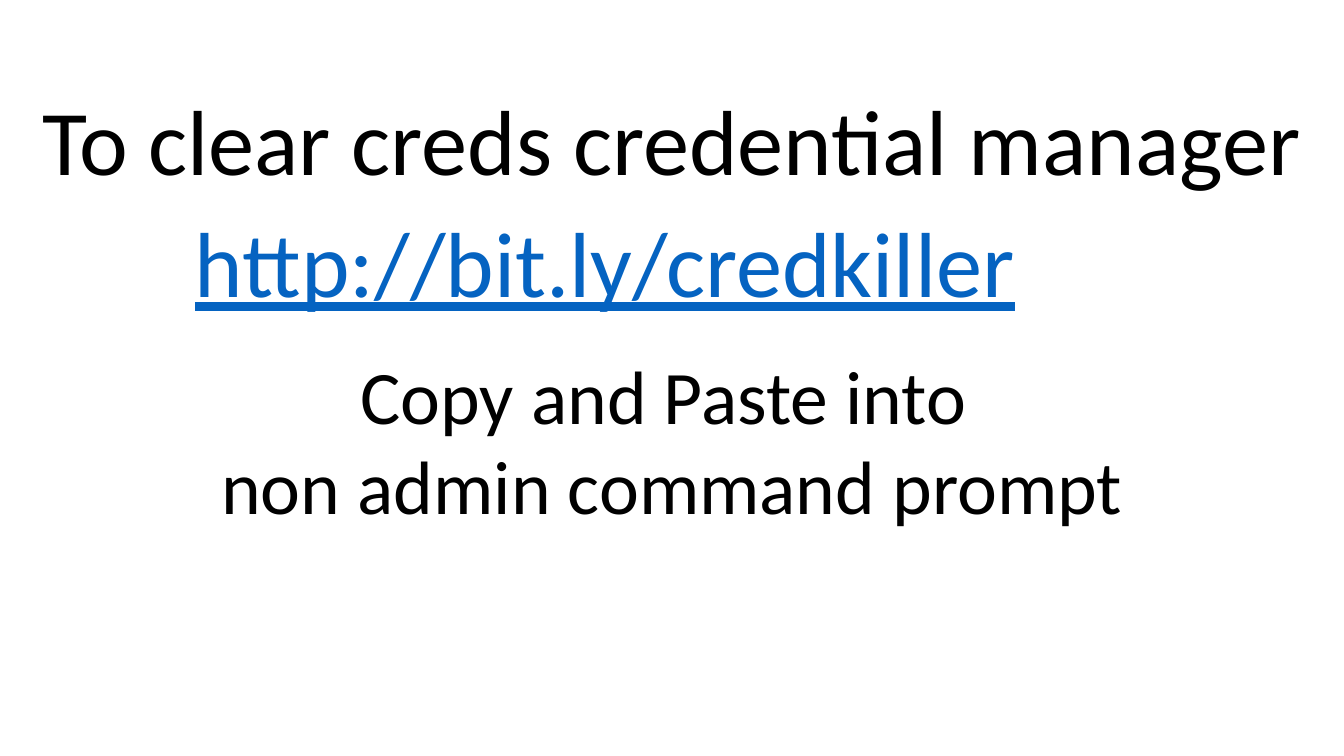
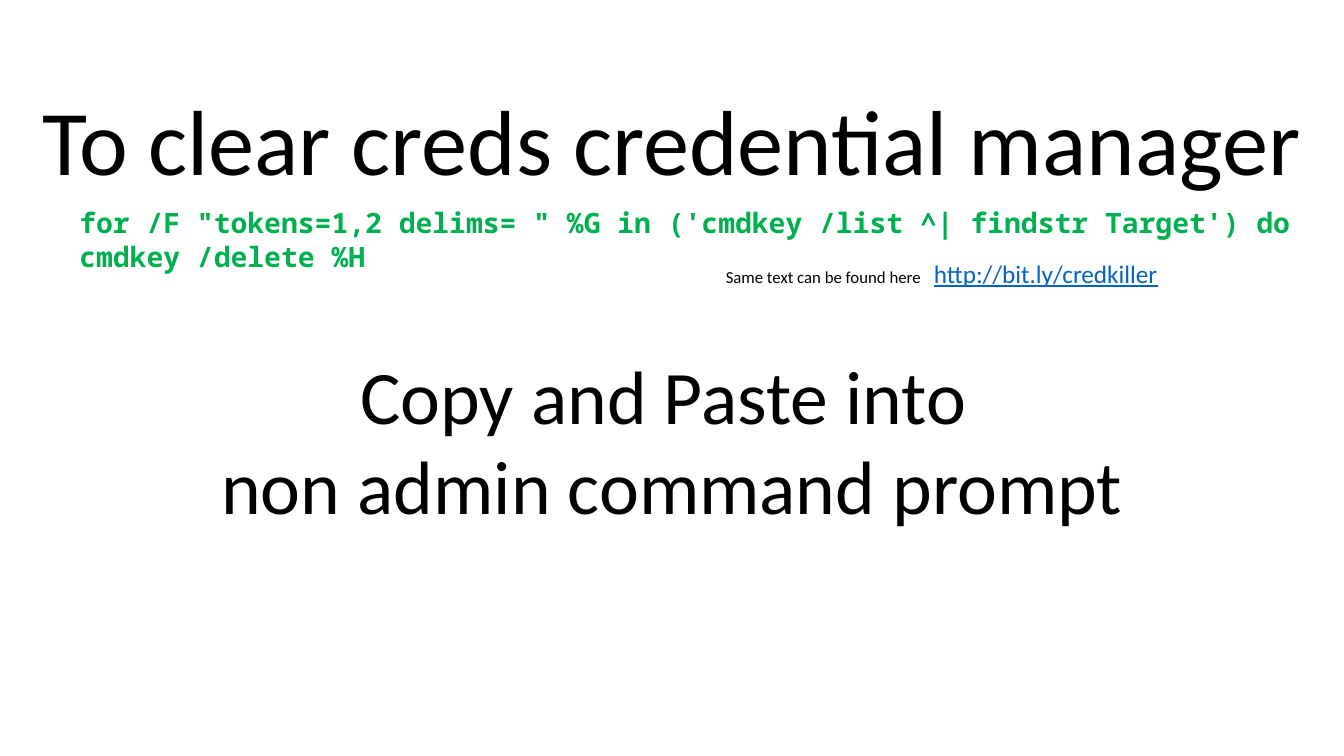
Before and after one commit to kevinblumenfeld/Posh365Demo, a slide deck: slide 1 of Posh365Demo/PPT/SetupOutlook.pptx. Drawn at 1344x756 pixels with LibreOffice and Linux fonts; fonts in the diff are those of the drawing. Boxes give left, top, right and bottom in pixels: in the first picture for what was removed or moved away, otherwise in the second. Text is boxed around its words. In the diff, an @@ line names an element or a change of style, - is before the commit and + after.

```diff
--- a/Posh365Demo/PPT/SetupOutlook.pptx
+++ b/Posh365Demo/PPT/SetupOutlook.pptx
@@ text added at [79, 211, 1290, 274], 20 pt, text #00B050, bold @@
+for /F "tokens=1,2 delims= " %G in ('cmdkey /list ^| findstr Target') do cmdkey /delete %H
@@ text "http://bit.ly/credkiller": place and size @@
-text "http://bit.ly/credkiller" at [195, 233, 1014, 312]
+text "http://bit.ly/credkiller" at [934, 265, 1157, 287]
@@ text "http://bit.ly/credkiller" at [934, 265, 1157, 287]: size 66 to 18 pt @@
@@ text added at [726, 271, 921, 283], 12 pt, text #000000 @@
+Same text can be found here
```
Also in this commit, not shown: 1 other slide changed, 2 slides added, 2 slides removed.
